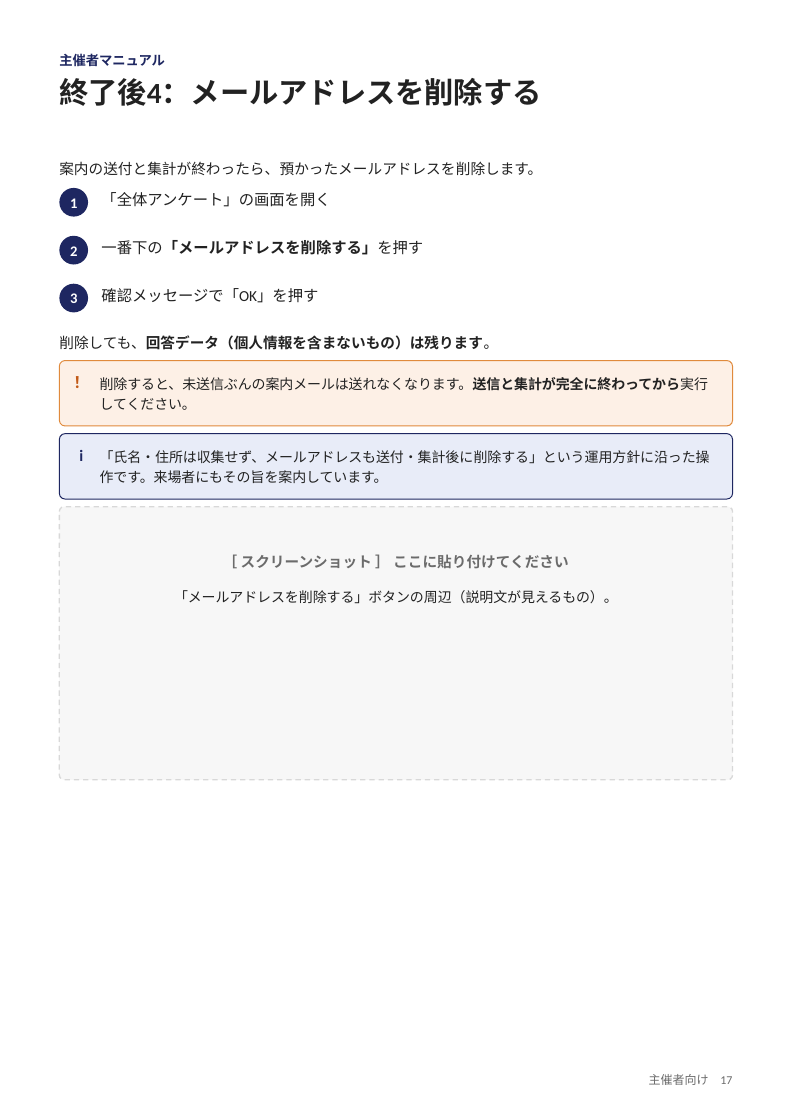
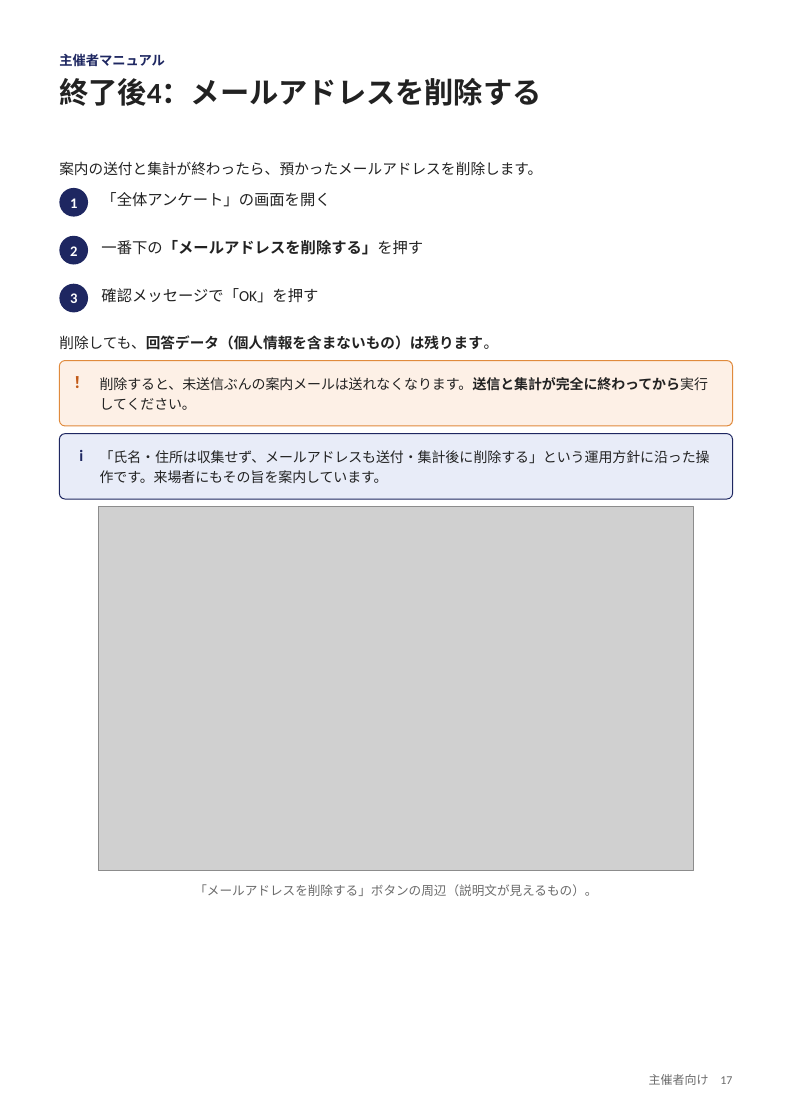
Before and after one commit to nisplus/enque, a slide deck: slide 17 of docs/manual-organizer.pptx. Drawn at 792x1120 pixels with LibreOffice and Linux fonts; fonts in the diff are those of the drawing; grey boxes stand for pictures. Boxes give left, top, right and bottom in pixels: in the first picture for what was removed or moved away, otherwise in the second. Text is boxed around its words. In the diff, an @@ line names an element or a change of style, - is before the commit and + after.

```diff
--- a/docs/manual-organizer.pptx
+++ b/docs/manual-organizer.pptx
@@ rounded rectangle removed at box(59, 507, 733, 780) @@
@@ picture added at box(98, 507, 693, 871) @@
@@ text removed at box(241, 554, 569, 569) @@
-［ スクリーンショット ］ ここに貼り付けてください
@@ text "「メールアドレスを削除する」ボタンの周辺（説明文が見えるもの）。": place and size @@
-text "「メールアドレスを削除する」ボタンの周辺（説明文が見えるもの）。" at box(174, 590, 618, 604)
+text "「メールアドレスを削除する」ボタンの周辺（説明文が見えるもの）。" at box(194, 884, 597, 896)
@@ text "「メールアドレスを削除する」ボタンの周辺（説明文が見えるもの）。" at box(194, 884, 597, 896): size 10.5 to 9.5 pt, text colour #222222 to #6B6B6B; line spacing 1.2 to 1; vertical alignment top to middle @@
```
Also in this commit, not shown: 14 other slides changed, 36 other files.
